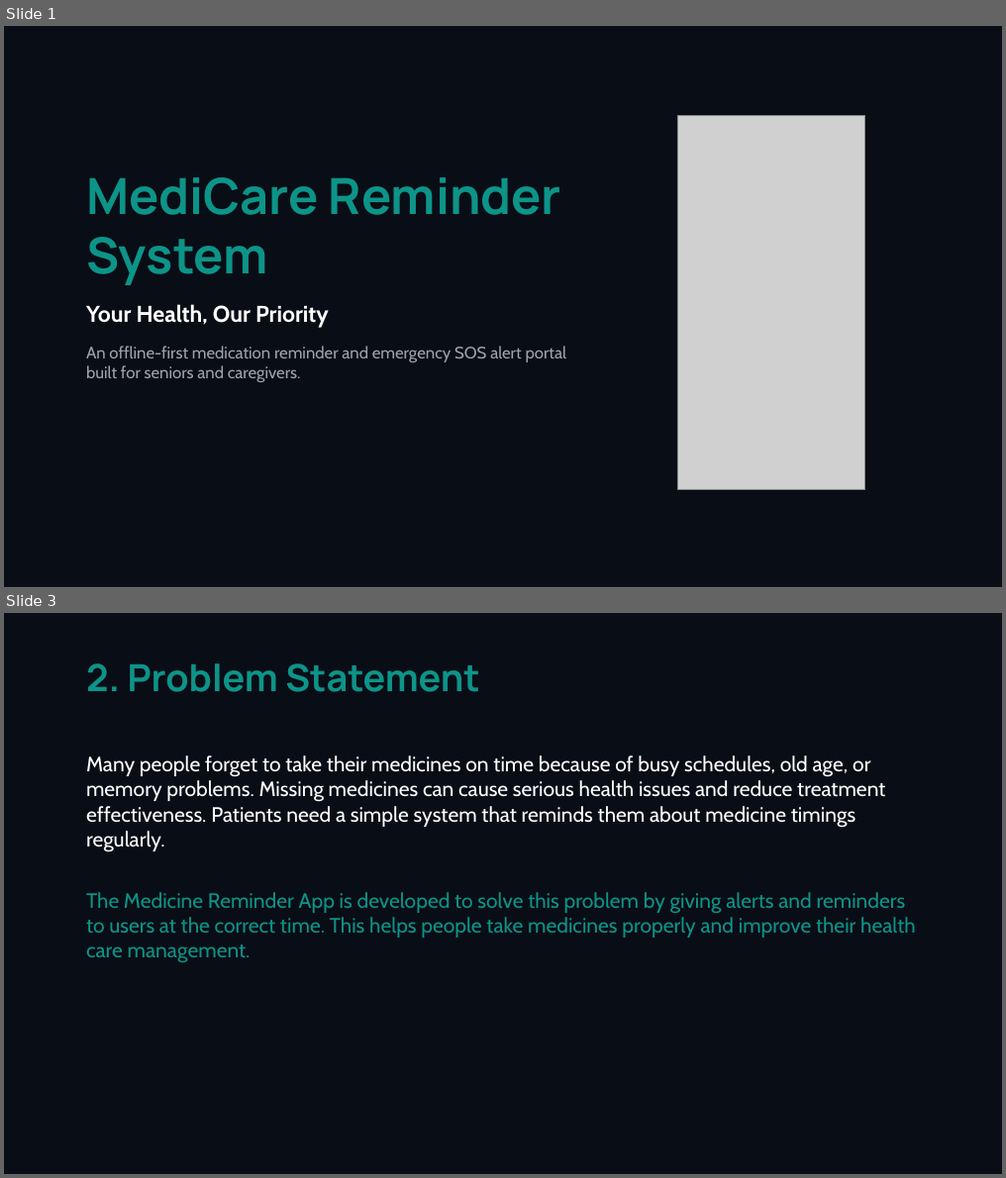
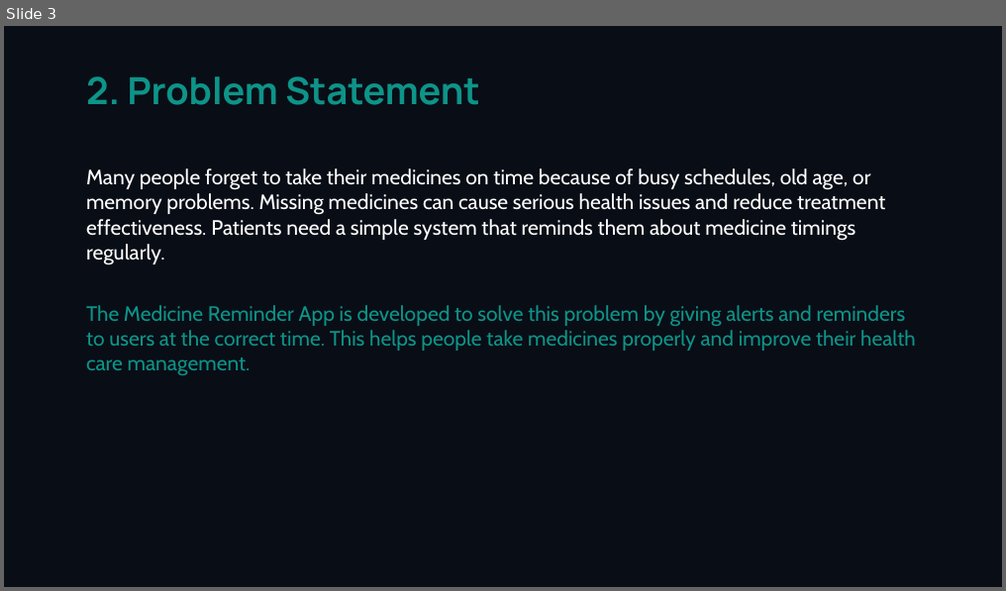
Before and after one commit to velagadadileep6-bot/Medicine-reminder, a slide deck: medicare_presentation.pptx. Shown one above the other, each under a label of ours: slides 1 and 3 before the commit, slide 3 after it; the slides between them are not shown. The pictures are 1006x1178 and 1006x591 pixels, drawn with LibreOffice and Linux fonts; fonts in the diff are those of the drawing; grey boxes stand for pictures. Boxes give left, top, right and bottom in pixels: in the first picture for what was removed or moved away, otherwise in the second. Text is boxed around its words. In the diff, an @@ line names an element or a change of style, - is before the commit and + after.

```diff
--- a/medicare_presentation.pptx
+++ b/medicare_presentation.pptx
@@ slide 1 removed at box(4, 26, 1002, 587), background #090D16 @@
@@ picture removed at box(678, 116, 865, 490) @@
@@ text removed at box(86, 177, 567, 382) @@
-MediCare Reminder System
-Your Health, Our Priority
-An offline-first medication reminder and emergency SOS alert portal built for seniors and caregivers.
```
Also in this commit, not shown: 1 slide changed, 1 slide added, 1 other file.
